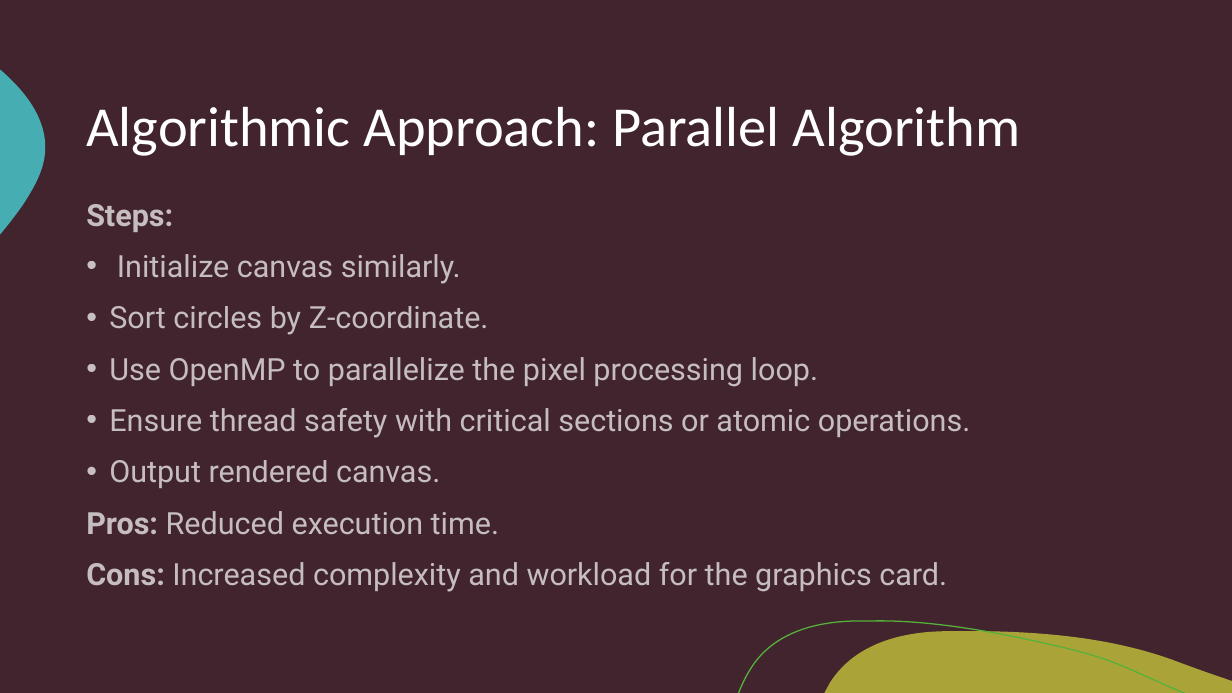
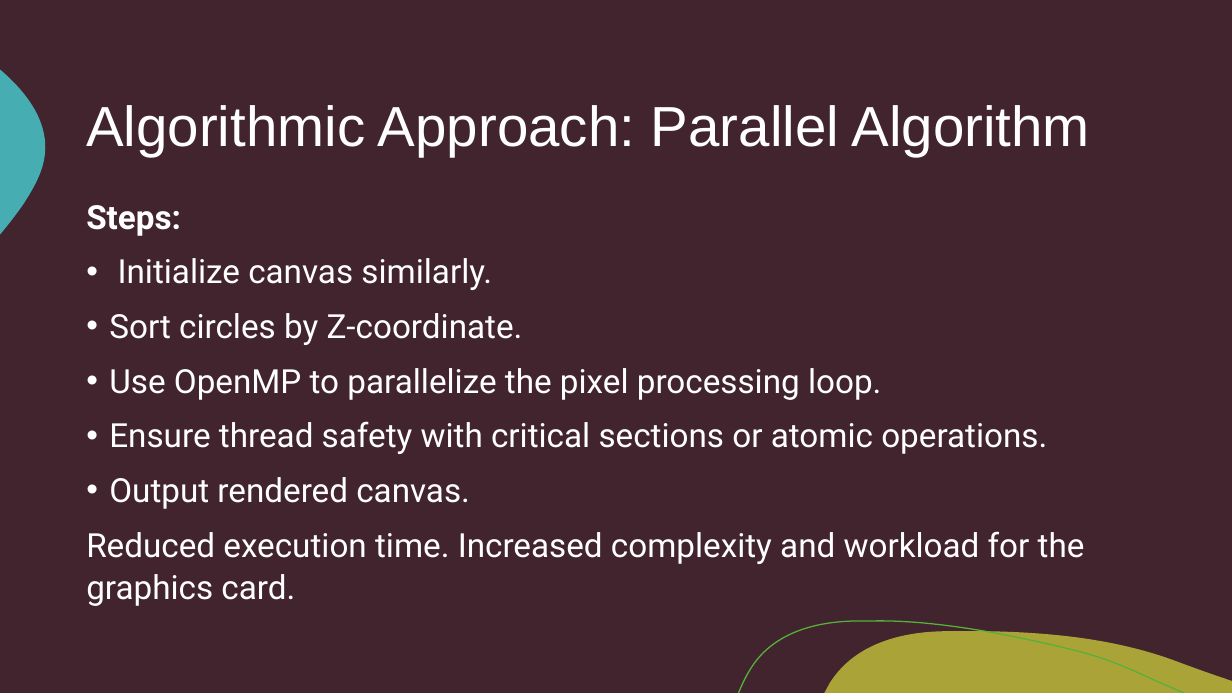
Before and after one commit to R-Marconi01/Renderer, a slide deck: slide 6 of Renderer.pptx. Drawn at 1232x693 pixels with LibreOffice and Linux fonts; fonts in the diff are those of the drawing. Boxes give left, top, right and bottom in pixels: in the first picture for what was removed or moved away, otherwise in the second. Text is boxed around its words. In the diff, an @@ line names an element or a change of style, - is before the commit and + after.

```diff
--- a/Renderer.pptx
+++ b/Renderer.pptx
@@ title "Algorithmic Approach: Parallel Algorithm" at <box>86,105,1090,157</box>: font Calibri to Arial @@
@@ text at <box>86,205,1047,509</box>: size 23.8 to 25.9 pt, text colour #FFFFFF at 70% opacity to #FFFFFF in "Steps:", "Initialize canvas similarly.", "Sort circles by Z-coordinate.", "Use OpenMP to parallelize the pixel processing ..." and 2 more places; less space between paragraphs; indent changed @@
@@ text at <box>86,531,1085,606</box>: text changed; size 23.8 to 25.9 pt; text colour #FFFFFF at 70% opacity to #FFFFFF @@
-Pros: Reduced execution time.
-Cons: Increased complexity and workload for the graphics card.
+Reduced execution time. Increased complexity and workload for the graphics card.
```
Also in this commit, not shown: 7 other slides changed, 1 slide added, 2 slides removed, 1 other file.
